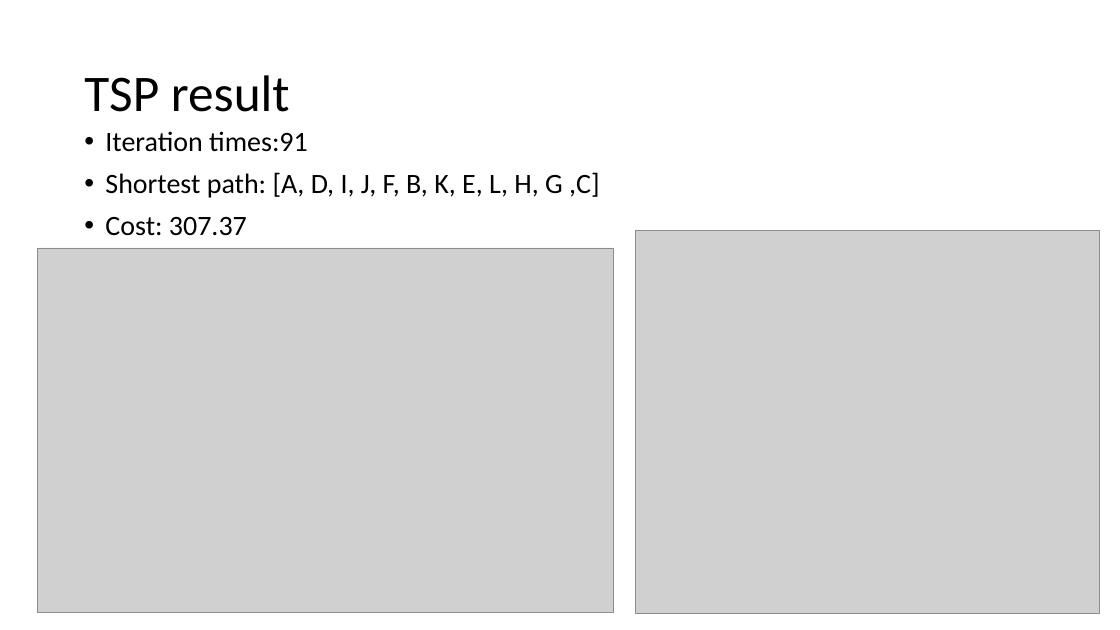
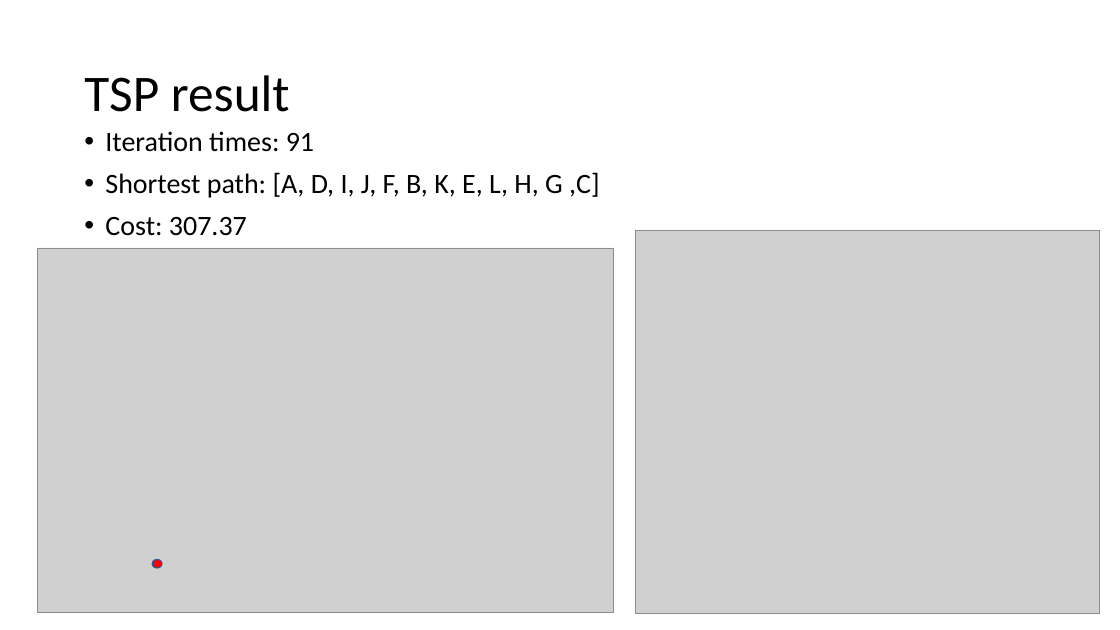
Before and after one commit to dreamakerChao/algorithm_final, a slide deck: slide 38 of 高等演算法報告.pptx (slide 37 before the commit). Drawn at 1120x630 pixels with LibreOffice and Linux fonts; fonts in the diff are those of the drawing; grey boxes stand for pictures. Boxes give left, top, right and bottom in pixels: in the first picture for what was removed or moved away, otherwise in the second. Text is boxed around its words. In the diff, an @@ line names an element or a change of style, - is before the commit and + after.

```diff
--- a/高等演算法報告.pptx
+++ b/高等演算法報告.pptx
@@ text at (105, 131, 314, 152): spaces changed @@
-• Iteration times:91
+• Iteration times: 91
@@ ellipse added at (152, 560, 162, 568), fill #FF0000, outline #325491 1 pt @@
```
Also in this commit, not shown: 7 other slides changed, 3 slides added.
